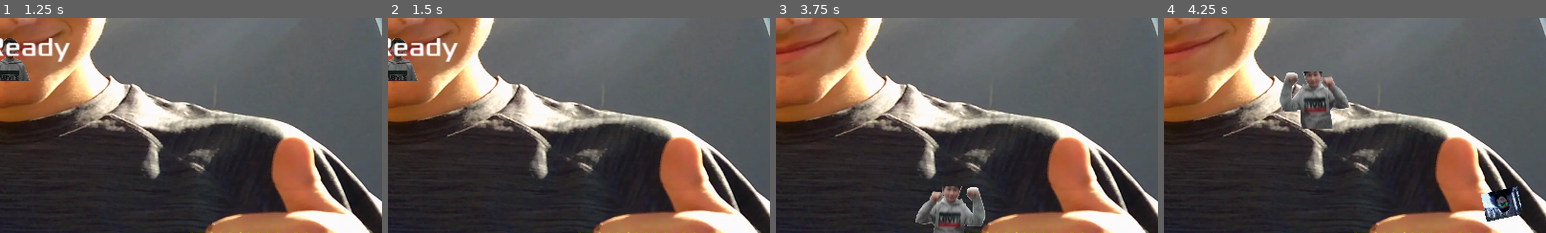
Above: before the commit, frames 1-4 (left to right).
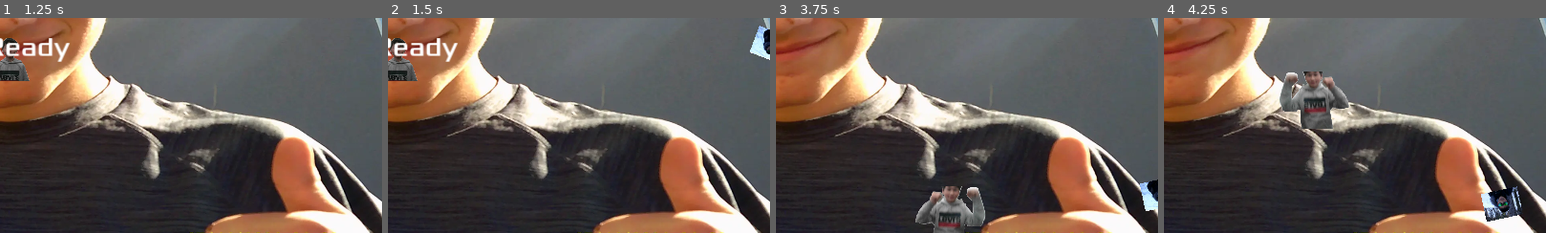
Above: after the commit, the same moments.

Repository: DodgeTheDarins/Dodge-The-Darins
Game: Godot game, scene res://main.tscn
Two runs of this game, one before a commit and one after it. Both use one fixed random seed, a clock stepped at 60 frames per second and the inputs below.
Inputs:
- Up to frame 1 (1.25 s): click "Start" at 0.5 s
- Up to frame 2 (1.5 s): hold Right (move_right) from 1.28 s (still down); hold A (a) from 1.28 s (still down)
- Up to frame 3 (3.75 s): tap D (d) at 1.55, 2.1 s; release Right (move_right) at 2.03 s; release A (a) at 2.03 s; hold Down (move_down) 2.03-2.78 s; tap S (s) at 2.3 s; hold Right (move_right) 2.78-3.53 s; hold S (s) 2.78-3.53 s; tap W (w) at 3.05, 3.6 s; hold Up (move_up) from 3.53 s (still down)
- Up to frame 4 (4.25 s): keep holding Up (move_up); tap A (a) at 3.8 s
The pictures show only the part of the screen within x 50-100%, y 43-93%; the shares and areas given below are measured in that part.

Frame 1 is identical in both runs. In frame 2, 0.6% of the frame differs, in the area x 94-100%, y 3-20%; in frame 3, 0.5%; in frame 4, nothing differs.

Commit message:
MADE RESTARTING FASTER

Diff:
--- a/hud.gd
+++ b/hud.gd
@@ -13,7 +13,6 @@
 	await $MessageTimer.timeout
 	$MessageLabel.text = "Dodge the\nDarrens"
 	$MessageLabel.show()
-	await get_tree().create_timer(1).timeout
 	$StartButton.show()
 
 
--- a/main.tscn
+++ b/main.tscn
@@ -18,14 +18,6 @@
 [node name="Main" type="Node"]
 script = ExtResource("1_8b17j")
 mob_scene = ExtResource("2_fvk5n")
-
-[node name="ColorRect" type="ColorRect" parent="."]
-anchors_preset = 15
-anchor_right = 1.0
-anchor_bottom = 1.0
-grow_horizontal = 2
-grow_vertical = 2
-color = Color(0.29219, 0.29219, 0.29219, 1)
 
 [node name="TextureRect" type="TextureRect" parent="."]
 anchors_preset = 8
Not shown, changed: .gitignore
Not shown, removed: art/deaD956.tmp
